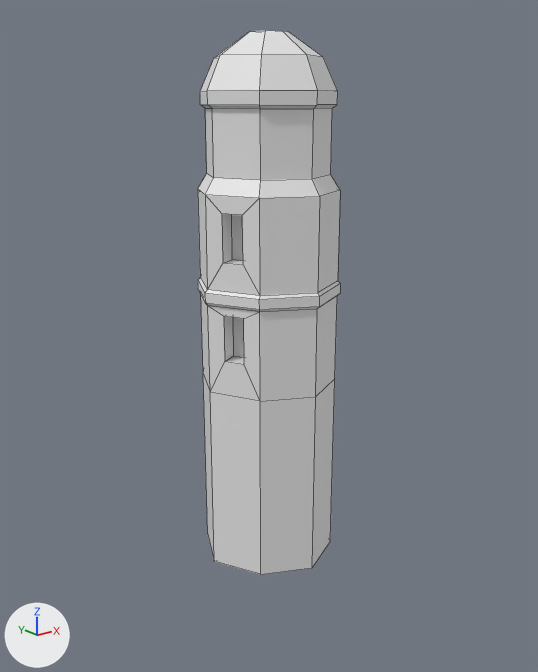
One commit to the FBX model Exae Unity/Assets/Mesh/Tower01.fbx: the scene before it, then after it.
The view is the same before and after, from a camera (50 mm lens) standing at (-4.36, -5.47, 4.45) and looking at (0.08, 0.09, 2.23). The lights are fixed; the arrows at lower left show +X, +Y and +Z. Mesh edges are drawn as thin lines. Where no turn or scale is listed for an object, it has been applied to the vertices.
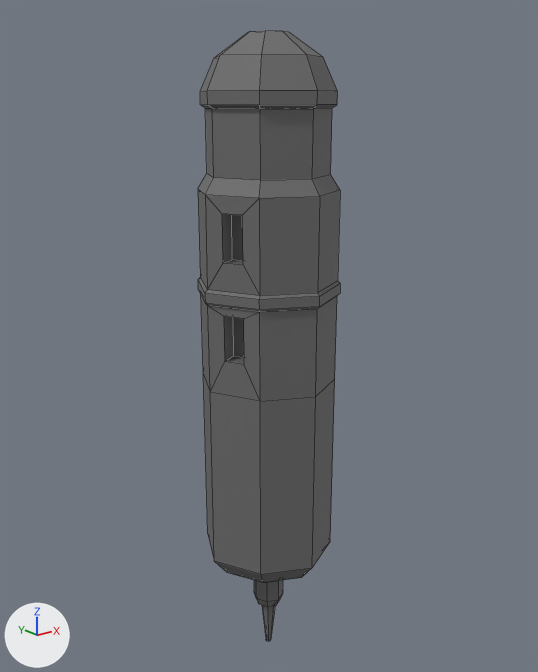
The newer file is also turned or shifted as a whole; pictures and numbers use the older file's frame.

Where the change shows, as pixel boxes [x1, y1, x2, y2] in the pictures (538 x 672 px):
```json
{"object": "Cube.066", "change": "reshaped", "before": [198, 30, 340, 575], "after": [198, 30, 340, 641], "on screen": "12% taller"}
{"part": 1, "of": "me_cube_041", "change": "built on", "after": [215, 562, 312, 641]}
{"part": 2, "of": "me_cube_041", "change": "recoloured", "before": [198, 30, 340, 575], "after": [198, 30, 340, 575]}
```

Edits to the scene script, one JSON object a line:
```json
{"op": "add", "block": "mat_material_001", "code": ["mat_material_001 = principled_material('Material.001')", "mat_material_001.base_color = (0.147, 0.147, 0.147)  # dark grey #6b6b6b", "mat_material_001.roughness = 0.69"]}
{"block": "me_cube_041", "where": "# used by ob_cube_066; location = (0.0, 0.0, 0.0)"}
{"op": "remove", "block": "me_cube_041", "code": "me_cube_041.from_pydata(...)  # 138 vertices, 136 faces; spans x -0.73..0.73, y -0.73..0.73, z 0.0..5.03"}
{"op": "add", "block": "me_cube_041", "code": "me_cube_041.from_pydata(...)  # 186 vertices, 184 faces; spans x -0.73..0.73, y -0.73..0.73, z -1.31..5.03"}
{"block": "me_cube_041", "change": "me_cube_041 part 1"}
{"block": "me_cube_041", "change": "1 vertex is removed from x 0.0, y 0.0, z 0.0"}
{"block": "me_cube_041", "change": "4 faces are deleted"}
{"block": "me_cube_041", "change": "41 vertices are added at x -0.55..0.55, y -0.55..0.55, z -1.31..-0.19"}
{"block": "me_cube_041", "change": "8 new vertices lie (0.0, 0.0, 0.24) away from vertices in x -0.17..0.17, y -0.17..0.17, z -0.69"}
{"block": "me_cube_041", "change": "52 new faces join them"}
{"block": "me_cube_041", "change": "me_cube_041 part 2: 132 faces spanning x -0.73..0.73, y -0.73..0.73, z 0.0..5.03 switch from no material to mat_material_001 (dark grey #6b6b6b)"}
```
